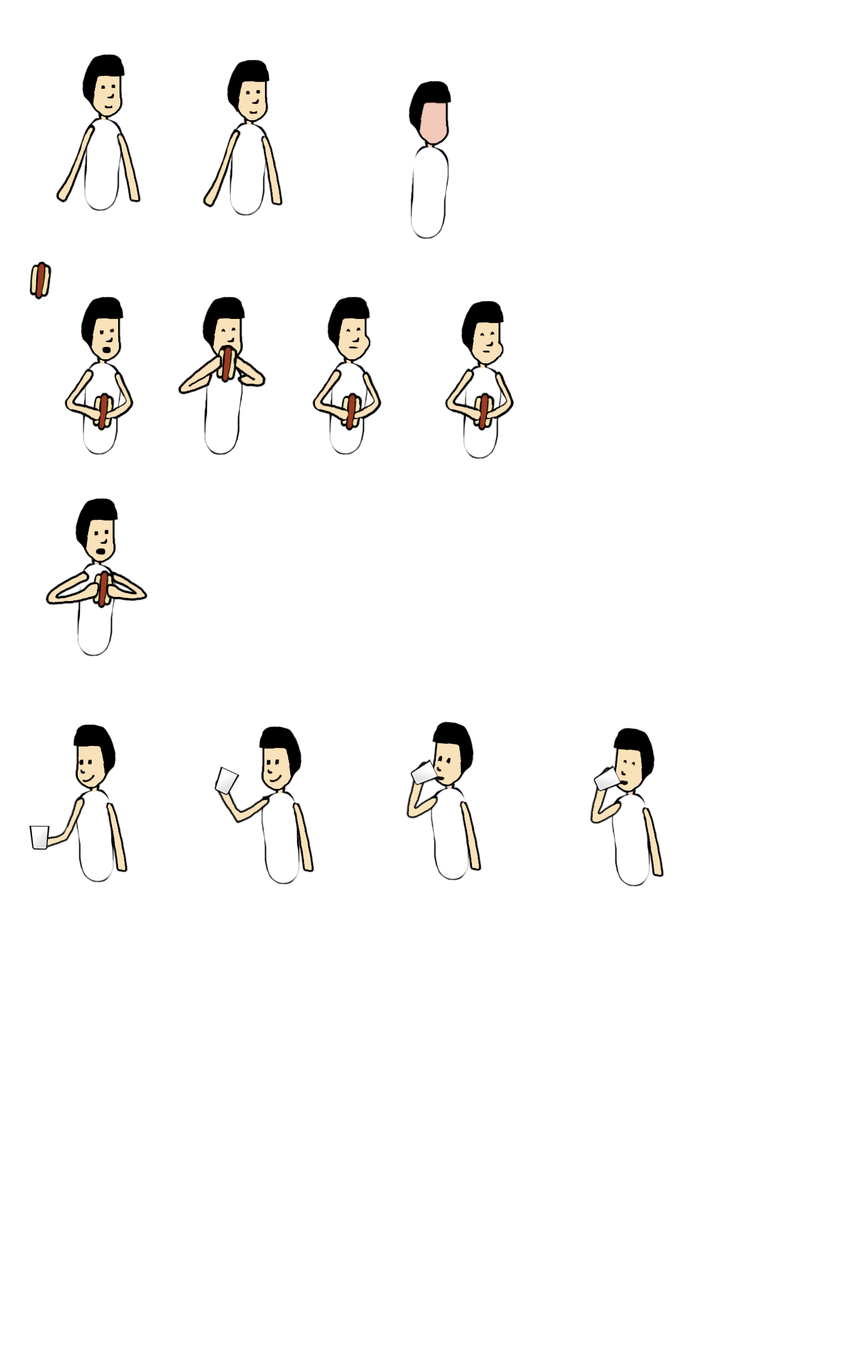
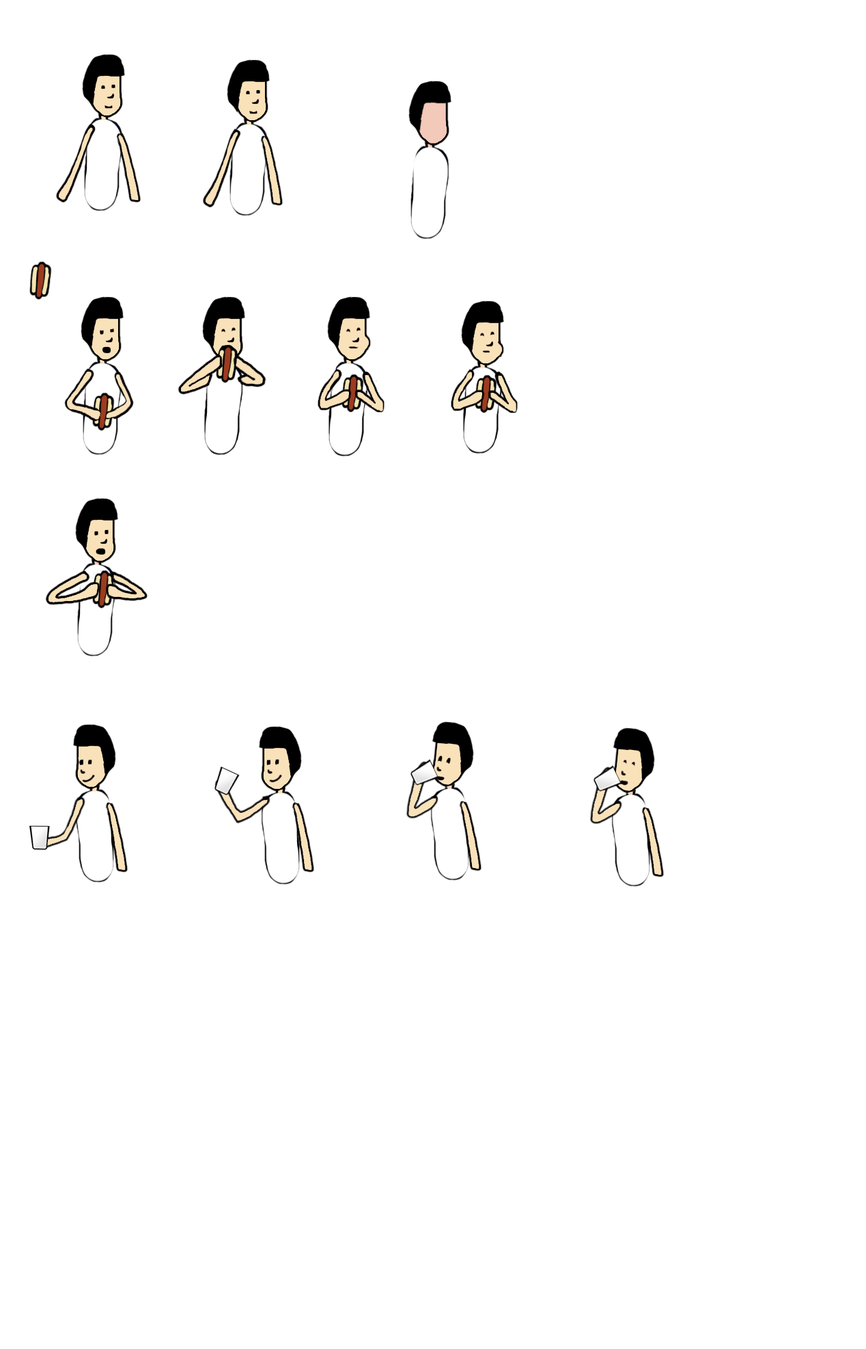
Layers edited between the first and the second 866px x 1349px image:
added layer "Layer 34" above "Layer 33" over [450, 369, 518, 414]
added layer "Layer 33" above "Layer 32" over [474, 374, 498, 414]
added layer "Layer 32" above "Layer 31" over [317, 368, 385, 413]
added layer "Layer 31" above "Layer 36" over [341, 373, 364, 413]
added layer "Layer 36" above "Layer 35" over [462, 387, 502, 455]
added layer "Layer 35" above "Burp" over [328, 390, 368, 457]
painted on "Burp" over [312, 366, 515, 459]
